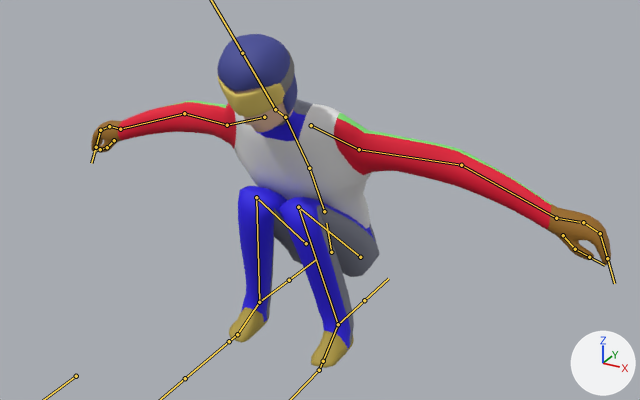
The FBX model Assets/Models/Characters/jumper.fbx: old version first, new version second.
Both versions are drawn from a camera (50 mm lens) standing at (1.082, -1.99, 1.332) and looking at (0.058, -0.128, 0.401). Lighting does not change. The marker at lower right points along +X, +Y and +Z. Both versions are drawn at frame 1 of the action 'Armature|StruggleL-OneFrame'; the numbers are the values there. The bones that bend it are drawn over the model as lines.

Names of what the first picture shows: 'Cube', 'Goggles', 'Helmet'.
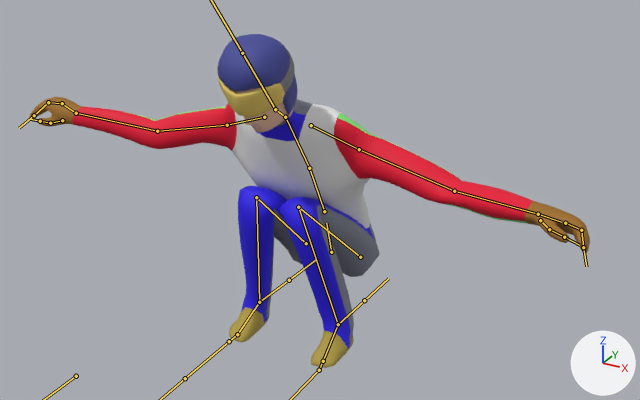
What the commit changed:
Bone 'Upper Arm.L' (bone_upper_arm_l) turns from (-8, -13, 38) to (16, -37, 35) degrees about its own x, y and z.
Bone 'Lower Arm.L' (bone_lower_arm_l) turns from (0, 1, 7) to (5, -40, 23) degrees about its own x, y and z.
Bone 'Upper Arm.R' (bone_upper_arm_r) turns from (-8, 13, -38) to (14, 13, -43) degrees about its own x, y and z.
Bone 'Lower Arm.R' (bone_lower_arm_r) turns from (0, -1, -7) to (-20, 1, -33) degrees about its own x, y and z.

Boxes (x1, y1, x2, y2) around the edits, measured in the pictures (640 x 400 px):
'Cube', posed (8% wider)
    before: (91, 87, 611, 368)
    after: (29, 87, 590, 368)
bone 'Upper Arm.L', root to tip
    before: (359, 149) to (461, 165)
    after: (359, 149) to (454, 191)
bone 'Lower Arm.L', root to tip
    before: (461, 165) to (556, 218)
    after: (454, 191) to (538, 214)
bone 'Upper Arm.R', root to tip
    before: (227, 125) to (184, 113)
    after: (227, 125) to (157, 131)
bone 'Lower Arm.R', root to tip
    before: (184, 113) to (120, 129)
    after: (157, 131) to (76, 113)
